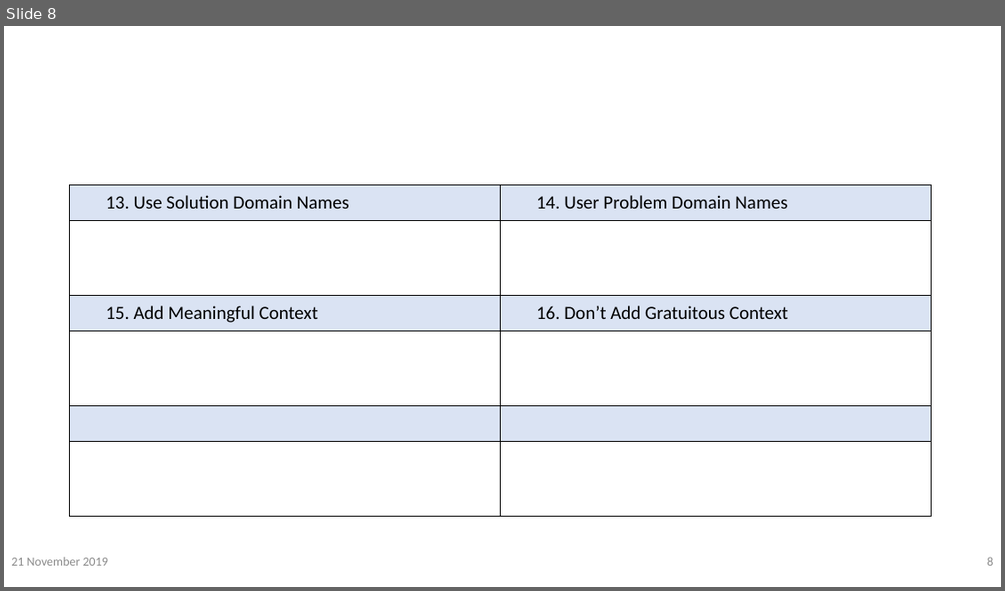
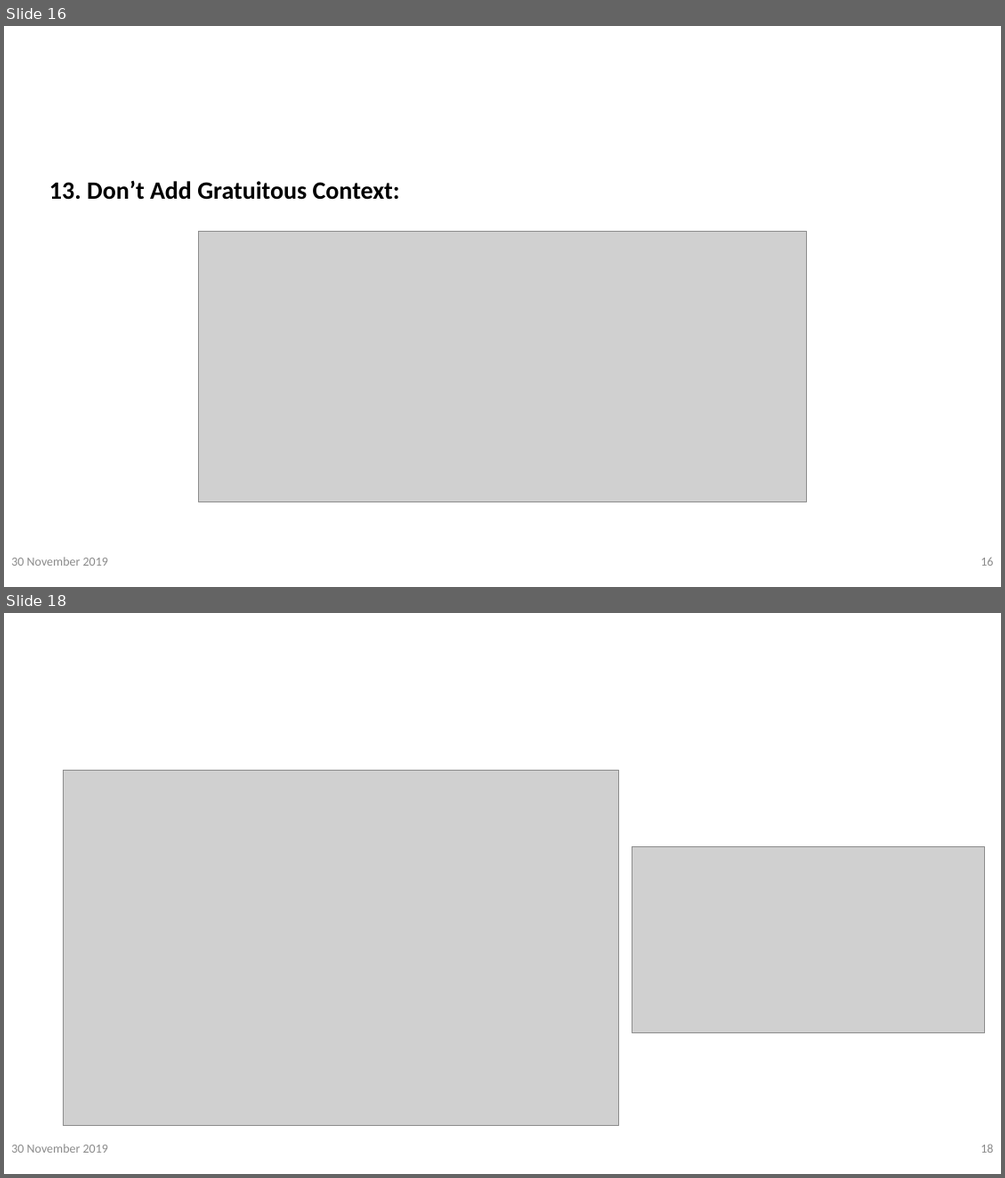
Before and after one commit to vinanti/Skills, a slide deck: PPT/Clean Code/Clean Code.pptx. Shown one above the other, each under a label of ours: slide 8 before the commit, slides 16 and 18 after it; the slides between them are not shown. The pictures are 1005x591 and 1005x1178 pixels, drawn with LibreOffice and Linux fonts; fonts in the diff are those of the drawing; grey boxes stand for pictures; background and template pictures are left out. Boxes give left, top, right and bottom in pixels: in the first picture for what was removed or moved away, otherwise in the second. Text is boxed around its words. In the diff, an @@ line names an element or a change of style, - is before the commit and + after.

```diff
--- a/PPT/Clean Code/Clean Code.pptx
+++ b/PPT/Clean Code/Clean Code.pptx
@@ slide 18 added at (4, 613, 1001, 1174), background picture (left out) @@
@@ text added at (73, 643, 777, 711), 48 pt, text #FFFFFF, bold @@
+Functions
@@ picture added at (63, 770, 619, 1126) @@
@@ picture added at (632, 846, 985, 1032) @@
@@ text added at (11, 1143, 108, 1152), 12 pt, text #8C8C8C @@
+30 November 2019
@@ page number added at (980, 1143, 993, 1152), 12 pt, text #8C8C8C @@
+18
@@ what was slide 8 is now slide 16 @@
@@ slide 16 changed as well @@
@@ text added at (49, 181, 400, 200), 24 pt, text #000000, bold @@
+13. Don’t Add Gratuitous Context:
@@ table removed at (70, 184, 931, 516), 6 rows, 2 columns @@
-13. Use Solution Domain Names | 14. User Problem Domain Names
- | 
-15. Add Meaningful Context | 16. Don’t Add Gratuitous Context
- | 
- | 
- | 
@@ picture added at (199, 231, 807, 502) @@
@@ text at (11, 556, 108, 565): text changed @@
-21 November 2019
+30 November 2019
@@ page number at (980, 557, 993, 565): text changed @@
-8
+16
```
Also in this commit, not shown: 19 other slides changed, 31 other slides added, 1 other file.
